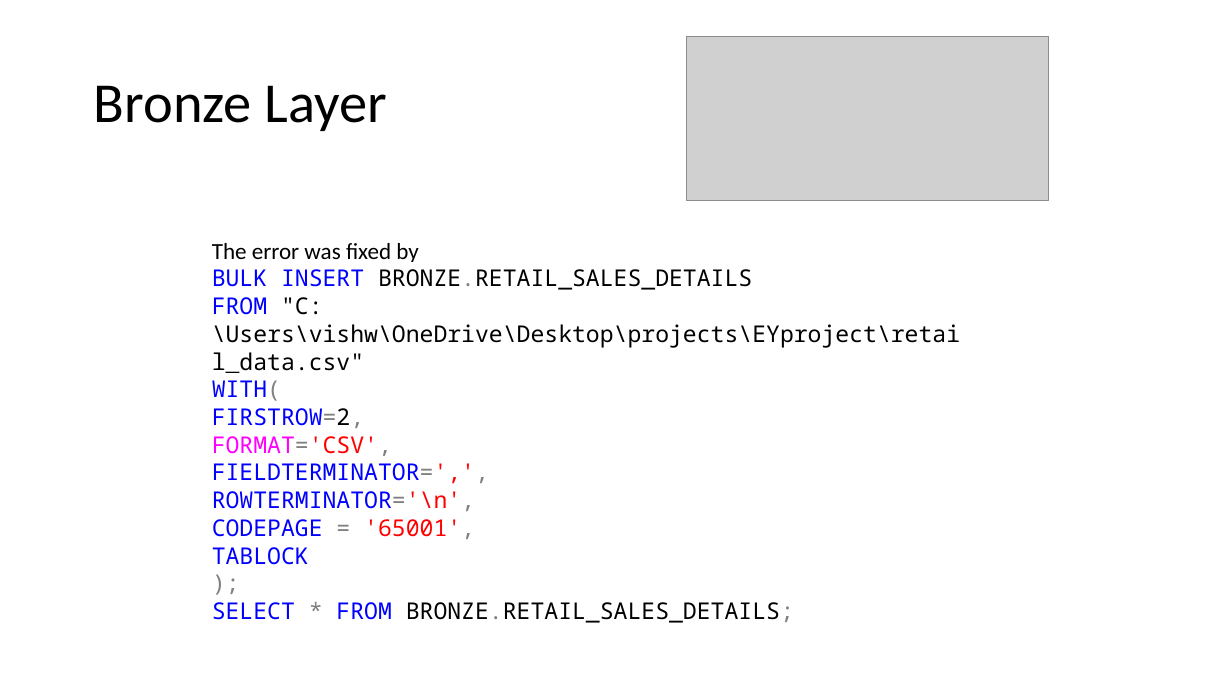
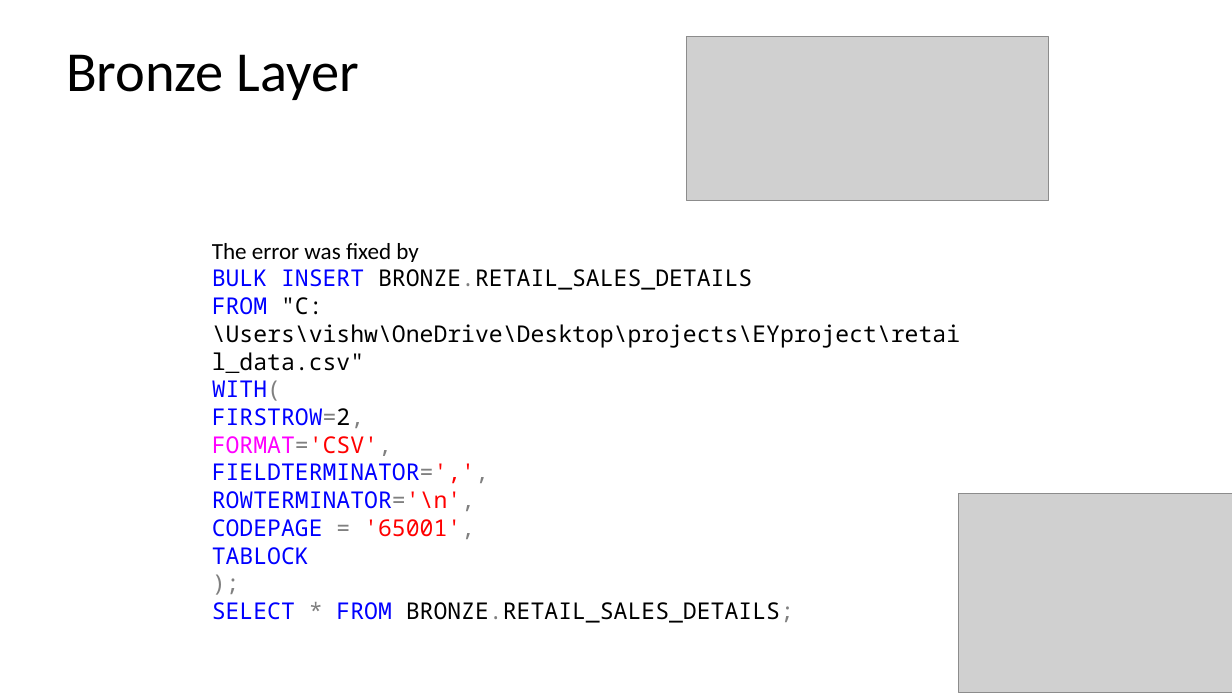
Before and after one commit to Vishwanaathh/RETAIL_SALES_DATA_ANALYTICS, a slide deck: slide 10 of Retail Sales Data Analysis.pptx. Drawn at 1232x693 pixels with LibreOffice and Linux fonts; fonts in the diff are those of the drawing; grey boxes stand for pictures. Boxes give left, top, right and bottom in pixels: in the first picture for what was removed or moved away, otherwise in the second. Text is boxed around its words. In the diff, an @@ line names an element or a change of style, - is before the commit and + after.

```diff
--- a/Retail Sales Data Analysis.pptx
+++ b/Retail Sales Data Analysis.pptx
@@ title "Bronze Layer": place and size @@
-title "Bronze Layer" at [94, 85, 387, 131]
+title "Bronze Layer" at [66, 54, 359, 100]
@@ picture added at [959, 494, 1232, 693] @@
```
Also in this commit, not shown: 15 other slides changed, 1 other file.
